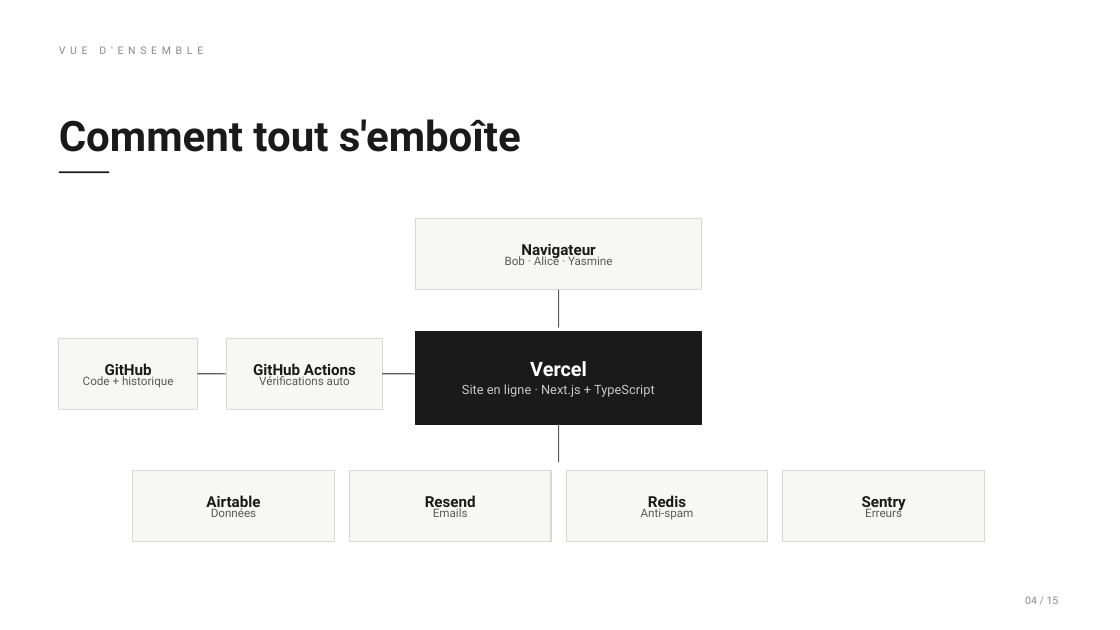
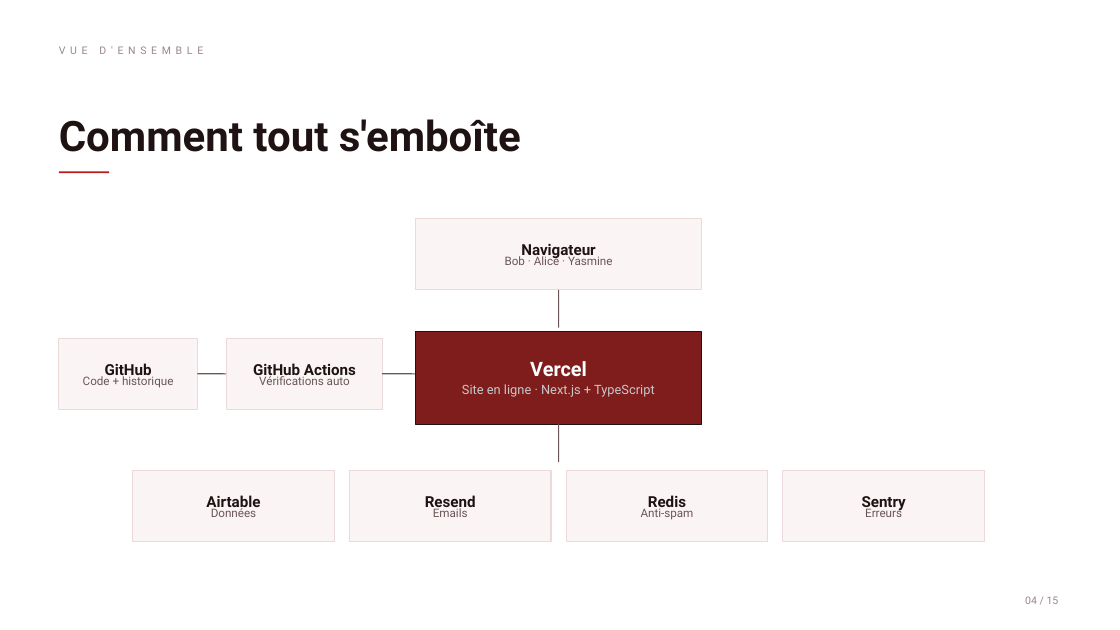
Before and after one commit to VincentG32/echo, a slide deck: slide 4 of docs/pulse-presentation.pptx. Drawn at 1120x630 pixels with LibreOffice and Linux fonts; fonts in the diff are those of the drawing. Boxes give left, top, right and bottom in pixels: in the first picture for what was removed or moved away, otherwise in the second. Text is boxed around its words. In the diff, an @@ line names an element or a change of style, - is before the commit and + after.

```diff
--- a/docs/pulse-presentation.pptx
+++ b/docs/pulse-presentation.pptx
@@ text "VUE D'ENSEMBLE" at (99, 46, 106, 54): text colour #8A8A8A to #9A8889 @@
@@ line (59, 172) - (109, 172): stroke #1A1A1A 1.5 pt to #B91C1C 1.5 pt @@
@@ line (559, 290) - (559, 328): stroke #5A5A5A 1 pt to #6B5557 1 pt @@
@@ rectangle at (416, 332, 702, 424): fill #1A1A1A to #7F1D1D; outline #1A1A1A 1 pt to #1F1213 1 pt @@
@@ line (197, 374) - (227, 374): stroke #5A5A5A 1 pt to #6B5557 1 pt @@
@@ line (382, 374) - (416, 374): stroke #5A5A5A 1 pt to #6B5557 1 pt @@
@@ line (559, 424) - (559, 462): stroke #5A5A5A 1 pt to #6B5557 1 pt @@
@@ text colour #1A1A1A to #1F1213 in 8 elements at (59, 119, 521, 152), (521, 244, 595, 260), (105, 363, 152, 380), (253, 363, 356, 380), (206, 495, 260, 512), (425, 495, 476, 512), (648, 495, 686, 512), (862, 496, 906, 512) @@
@@ fill #F7F7F5 to #FBF4F5; outline #D8D8D5 1 pt to #ECD9DB 1 pt in 7 elements at (416, 218, 702, 290), (59, 339, 197, 410), (227, 339, 382, 410), (133, 471, 334, 542), (350, 471, 551, 542), (566, 471, 768, 542), (783, 471, 985, 542) @@
@@ text colour #5A5A5A to #6B5557 in 7 elements at (505, 255, 612, 265), (83, 374, 174, 388), (259, 374, 350, 385), (211, 508, 256, 517), (433, 508, 468, 517), (641, 508, 694, 520), (865, 507, 902, 517) @@
```
Also in this commit, not shown: 15 other slides changed, 1 other file.
